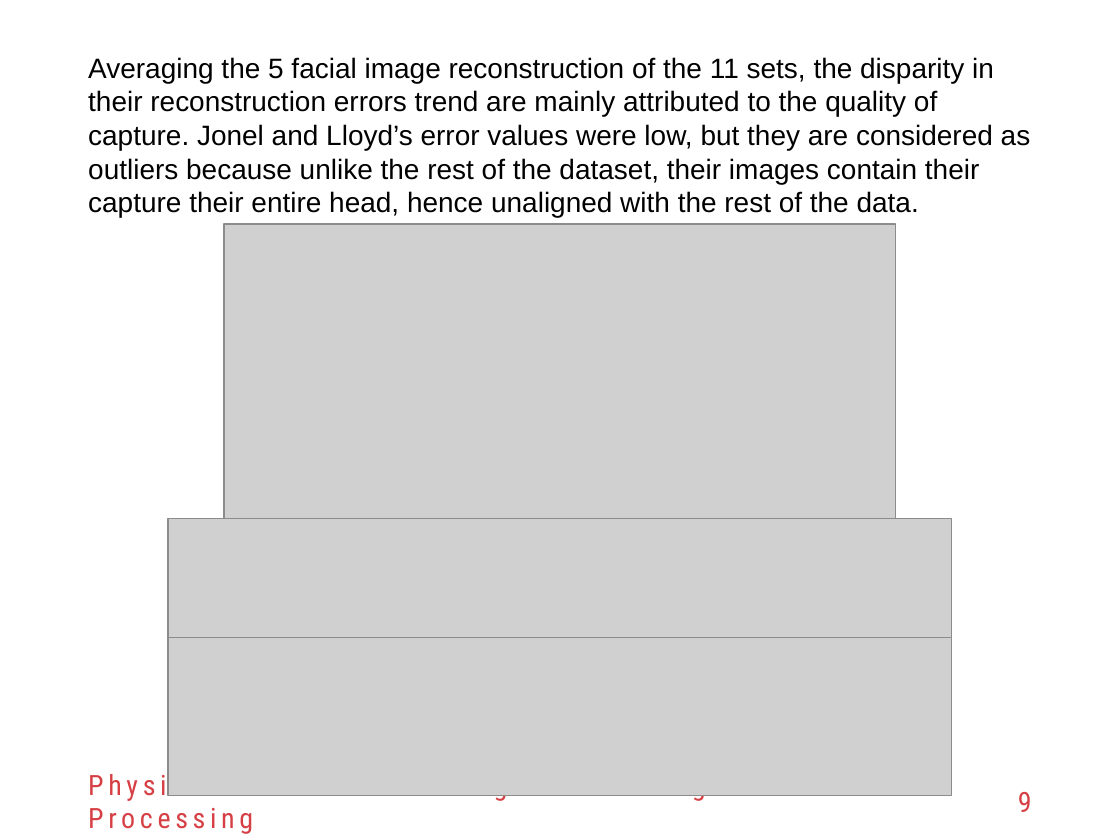
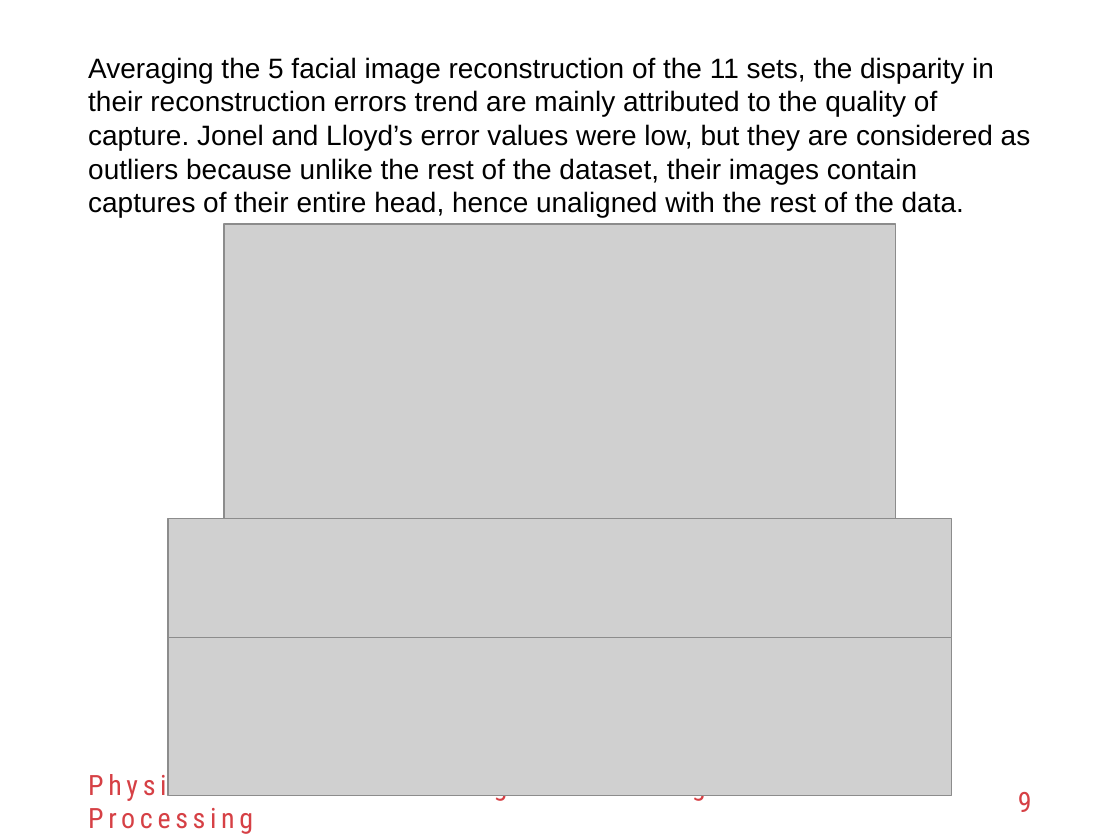
Before and after one commit to reneprincipejr/Physics-301, a slide deck: slide 9 of 03 PCA for Compression/Activity 3 - PCA for Compression.pptx. Drawn at 1120x840 pixels with LibreOffice and Linux fonts; fonts in the diff are those of the drawing; grey boxes stand for pictures; background and template pictures are left out. Boxes give left, top, right and bottom in pixels: in the first picture for what was removed or moved away, otherwise in the second. Text is boxed around its words. In the diff, an @@ line names an element or a change of style, - is before the commit and + after.

```diff
--- a/03 PCA for Compression/Activity 3 - PCA for Compression.pptx
+++ b/03 PCA for Compression/Activity 3 - PCA for Compression.pptx
@@ text at <box>88,57,1031,217</box>: text changed @@
-Averaging the 5 facial image reconstruction of the 11 sets, the disparity in their reconstruction errors trend are mainly attributed to the quality of capture. Jonel and Lloyd’s error values were low, but they are considered as outliers because unlike the rest of the dataset, their images contain their capture their entire head, hence unaligned with the rest of the data.
+Averaging the 5 facial image reconstruction of the 11 sets, the disparity in their reconstruction errors trend are mainly attributed to the quality of capture. Jonel and Lloyd’s error values were low, but they are considered as outliers because unlike the rest of the dataset, their images contain captures of their entire head, hence unaligned with the rest of the data.
```
Also in this commit, not shown: 5 other slides changed, 1 slide added, 2 slides removed, 7 other files.
